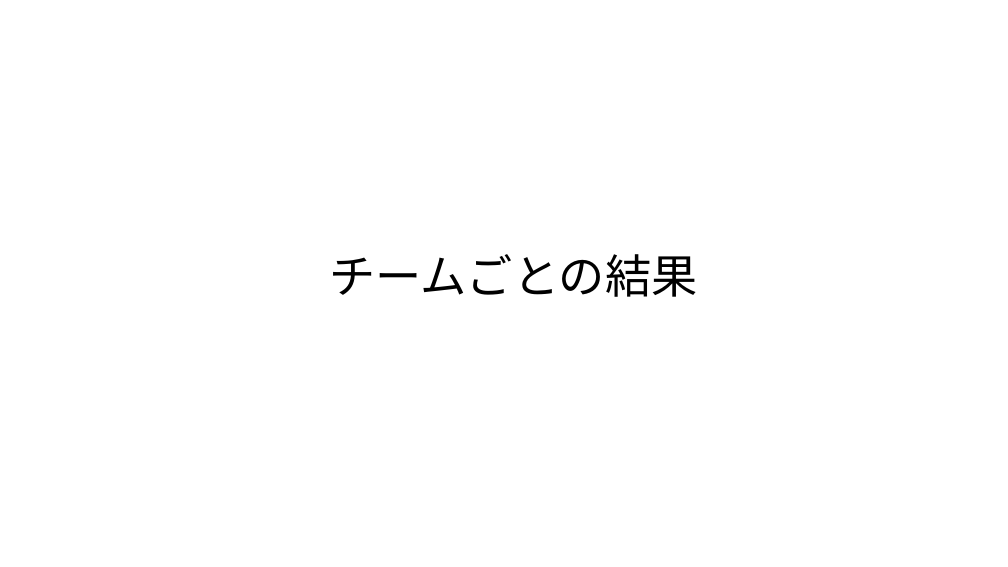
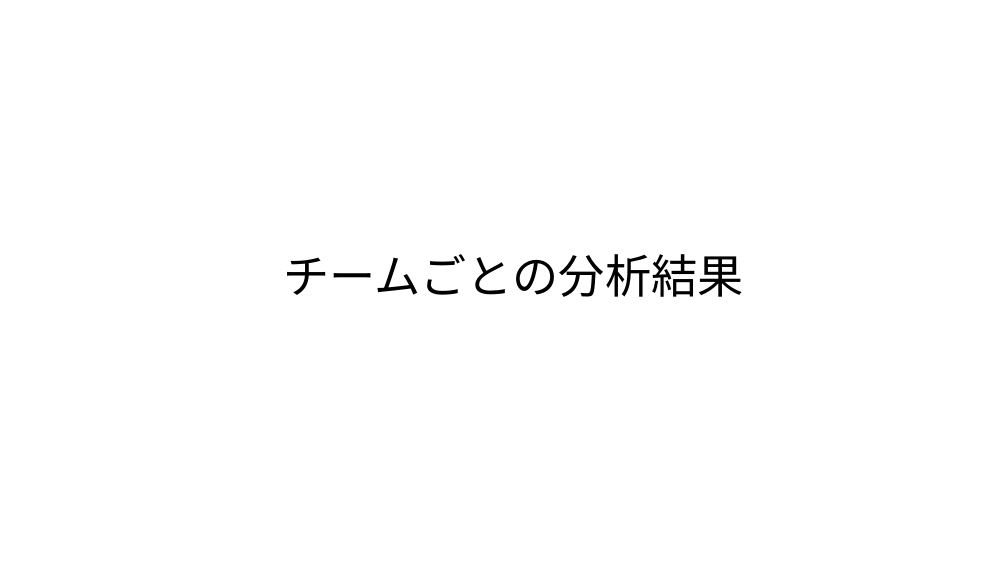
Before and after one commit to hsoccer/baseball, a slide deck: slide 8 of presentation/ゼミ論20181030.pptx. Drawn at 1008x567 pixels with LibreOffice and Linux fonts; fonts in the diff are those of the drawing. Boxes give left, top, right and bottom in pixels: in the first picture for what was removed or moved away, otherwise in the second. Text is boxed around its words. In the diff, an @@ line names an element or a change of style, - is before the commit and + after.

```diff
--- a/presentation/ゼミ論20181030.pptx
+++ b/presentation/ゼミ論20181030.pptx
@@ title at [284,254,744,297]: text changed; font Noto Sans CJK JP to Calibri @@
-チームごとの結果
+チームごとの分析結果
```
Also in this commit, not shown: 11 other slides changed, 5 slides added, 3 other files.
